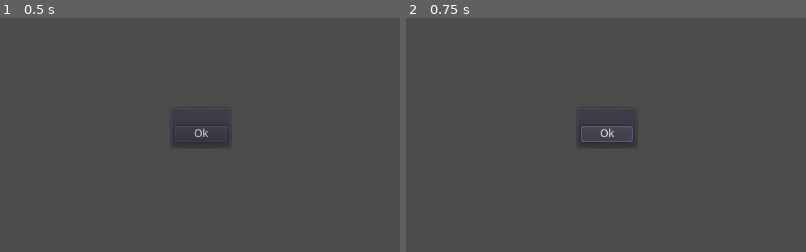
Above: before the commit, frames 1-2 (left to right).
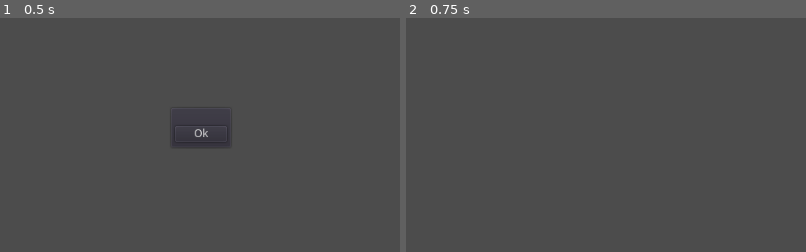
Above: after the commit, the same moments.

Repository: yvesns/Godot-MMORPG-Client
Game: Godot game, scene res://Scenes/UI/MessageDialog.tscn
Two runs of this game, one before a commit and one after it. Both use one fixed random seed, a clock stepped at 60 frames per second and the inputs below. This scene is started directly instead of the project's main scene.
Inputs:
- Up to frame 1 (0.5 s): no input
- Up to frame 2 (0.75 s): click "Ok" at 0.5 s
The pictures show only the part of the screen within x 25-75%, y 27-77%; the shares and areas given below are measured in that part.

Frame 1 is identical in both runs. In frame 2, 0.5% of the frame differs, in the area x 43-58%, y 45-55%.

Commit message:
Login and register (hopefully) done

Diff:
--- a/Network.gd
+++ b/Network.gd
@@ -1,6 +1,8 @@
 extends Node
 
 signal connection_established
+signal login_success(player_characters)
+signal login_failure
 signal registration_success(message)
 signal registration_failure(message)
 
@@ -79,6 +81,12 @@
 func connect_network_connection_timout_signal(node, method_name):
 	connection_timeout.connect("timeout", node, method_name)
 
+func connect_login_success_signal(node, method_name):
+	connect("login_success", node, method_name)
+
+func connect_login_failure_signal(node, method_name):
+	connect("login_failure", node, method_name)
+
 func connect_registration_success_signal(node, method_name):
 	connect("registration_success", node, method_name)
 
@@ -91,22 +99,20 @@
 
 func login(user, password):
 	if id > 1:
-		rpc_id(SERVER_ID, "login", id, user, str(password.hash()), login_security_token)
+		rpc_id(SERVER_ID, "login", id, user, password.hash(), login_security_token)
 
-remote func login_success(user_characters):
-	#Build character selection screen
-	pass
+remote func login_success(player_characters):
+	emit_signal("login_success", player_characters)
 
 remote func login_failure():
-	#Show a error message
-	pass
+	emit_signal("login_failure")
 
 ################
 # Registration #
 ################
 
 func register(user, password, email):
-	return rpc_id(SERVER_ID, "register", id, user, str(password.hash()), email, login_security_token)
+	return rpc_id(SERVER_ID, "register", id, user, password.hash(), email, login_security_token)
 
 remote func registration_success(message):
 	emit_signal("registration_success", message)
--- a/Scenes/UI/Login/LoginPrompt.gd
+++ b/Scenes/UI/Login/LoginPrompt.gd
@@ -7,6 +7,8 @@
 func _ready():
 	Network.connect_network_connection_signal(self, "_on_connection_established")
 	Network.connect_network_connection_timout_signal(self, "_on_connection_timeout")
+	Network.connect_login_success_signal(self, "_on_login_success")
+	Network.connect_login_failure_signal(self, "_on_login_failure")
 
 func _on_CloseButton_button_up():
 	visible = false
@@ -45,3 +47,9 @@
 func _on_connection_timeout():
 	#Show a error message
 	logging_in = false
+
+func _on_login_success(player_characters):
+	print(player_characters)
+
+func _on_login_failure():
+	hide()
--- a/Scenes/UI/Login/LoginUI.tscn
+++ b/Scenes/UI/Login/LoginUI.tscn
@@ -1,16 +1,14 @@
-[gd_scene load_steps=10 format=2]
+[gd_scene load_steps=8 format=2]
 
 [ext_resource path="res://Data/Images/UI/Title.png" type="Texture" id=1]
 [ext_resource path="res://Scenes/UI/Login/LoginUI.gd" type="Script" id=2]
 [ext_resource path="res://Themes/MainTheme.tres" type="Theme" id=3]
 [ext_resource path="res://Scenes/UI/Login/LoginPrompt.tscn" type="PackedScene" id=4]
-[ext_resource path="res://Scenes/UI/Login/LoginPrompt.gd" type="Script" id=5]
-[ext_resource path="res://Scenes/UI/Login/RegisterPrompt.tscn" type="PackedScene" id=6]
-[ext_resource path="res://Scenes/UI/Login/RegisterPrompt.gd" type="Script" id=7]
-[ext_resource path="res://Scenes/UI/MessageDialog.tscn" type="PackedScene" id=8]
-[ext_resource path="res://Data/Music/Payback.ogg" type="AudioStream" id=9]
+[ext_resource path="res://Scenes/UI/Login/RegisterPrompt.tscn" type="PackedScene" id=5]
+[ext_resource path="res://Scenes/UI/MessageDialog.tscn" type="PackedScene" id=6]
+[ext_resource path="res://Data/Music/Payback.ogg" type="AudioStream" id=7]
 
-[node name="LoginUI" type="TextureRect"]
+[node name="LoginUI" type="TextureRect" index="0"]
 
 anchor_left = 0.0
 anchor_top = 0.0
@@ -127,7 +125,7 @@
 align = 1
 _sections_unfolded = [ "Size Flags", "Theme" ]
 
-[node name="LoginPrompt" type="CenterContainer" parent="." index="1" instance=ExtResource( 4 )]
+[node name="LoginPrompt" parent="." index="1" instance=ExtResource( 4 )]
 
 visible = false
 anchor_left = 0.5
@@ -138,17 +136,9 @@
 margin_top = -67.0
 margin_right = 121.0
 margin_bottom = 98.0
-rect_pivot_offset = Vector2( 0, 0 )
-rect_clip_content = false
-mouse_filter = 0
-mouse_default_cursor_shape = 0
-size_flags_horizontal = 1
-size_flags_vertical = 1
-use_top_left = false
-script = ExtResource( 5 )
-_sections_unfolded = [ "Theme", "Visibility" ]
+_sections_unfolded = [ "Size Flags", "Theme", "Visibility" ]
 
-[node name="RegisterPrompt" type="CenterContainer" parent="." index="2" instance=ExtResource( 6 )]
+[node name="RegisterPrompt" parent="." index="2" instance=ExtResource( 5 )]
 
 visible = false
 anchor_left = 0.5
@@ -159,17 +149,11 @@
 margin_top = -93.0
 margin_right = 88.0
 margin_bottom = 131.0
-rect_pivot_offset = Vector2( 0, 0 )
-rect_clip_content = false
-mouse_filter = 0
-mouse_default_cursor_shape = 0
 size_flags_horizontal = 3
 size_flags_vertical = 3
-use_top_left = false
-script = ExtResource( 7 )
 _sections_unfolded = [ "Size Flags", "Theme", "Visibility" ]
 
-[node name="MessageDialog" parent="." index="3" instance=ExtResource( 8 )]
+[node name="MessageDialog" parent="." index="3" instance=ExtResource( 6 )]
 
 visible = false
 margin_right = 24.0
--- a/Scenes/UI/Login/RegisterPrompt.gd
+++ b/Scenes/UI/Login/RegisterPrompt.gd
@@ -36,7 +36,7 @@
 		return
 
 	if Network.id > 1:
-		print(Network.register(user, password, email))
+		Network.register(user, password, email)
 		return
 
 	registering = true
--- a/Scenes/UI/MessageDialog.gd
+++ b/Scenes/UI/MessageDialog.gd
@@ -1,8 +1,17 @@
 extends HBoxContainer
 
+#The dialog box should be implemented as a modal dialog, but
+#for some reason the "exclusive" property is not working for
+#blocking inputs until the dialog is closed.
+
 func _ready():
+	Network.connect_login_failure_signal(self, "_on_login_failure")
 	Network.connect_registration_success_signal(self, "_on_registration_result")
 	Network.connect_registration_failure_signal(self, "_on_registration_result")
+
+func _on_login_failure():
+	find_node("Label").text = "Invalid username or password"
+	show()
 
 func _on_registration_result(message):
 	find_node("Label").text = message
--- a/Scenes/UI/MessageDialog.tscn
+++ b/Scenes/UI/MessageDialog.tscn
@@ -2,7 +2,7 @@
 
 [ext_resource path="res://Scenes/UI/MessageDialog.gd" type="Script" id=1]
 
-[node name="MessageDialog" type="HBoxContainer" index="0"]
+[node name="MessageDialog" type="HBoxContainer"]
 
 anchor_left = 0.0
 anchor_top = 0.5
@@ -28,7 +28,7 @@
 anchor_bottom = 0.0
 margin_left = 472.0
 margin_right = 552.0
-margin_bottom = 60.0
+margin_bottom = 54.0
 rect_min_size = Vector2( 80, 54 )
 rect_pivot_offset = Vector2( 0, 0 )
 rect_clip_content = false
@@ -47,7 +47,7 @@
 margin_left = 7.0
 margin_top = 7.0
 margin_right = 73.0
-margin_bottom = 53.0
+margin_bottom = 47.0
 rect_pivot_offset = Vector2( 0, 0 )
 rect_clip_content = false
 mouse_filter = 1
@@ -98,3 +98,5 @@
 text = "Ok"
 flat = false
 align = 1
+
+[connection signal="button_up" from="PanelContainer/VBoxContainer/Button" to="." method="_on_Button_button_up"]
Not shown: 1 places in Scenes/UI/Login/LoginUI.tscn that only renumber resources
